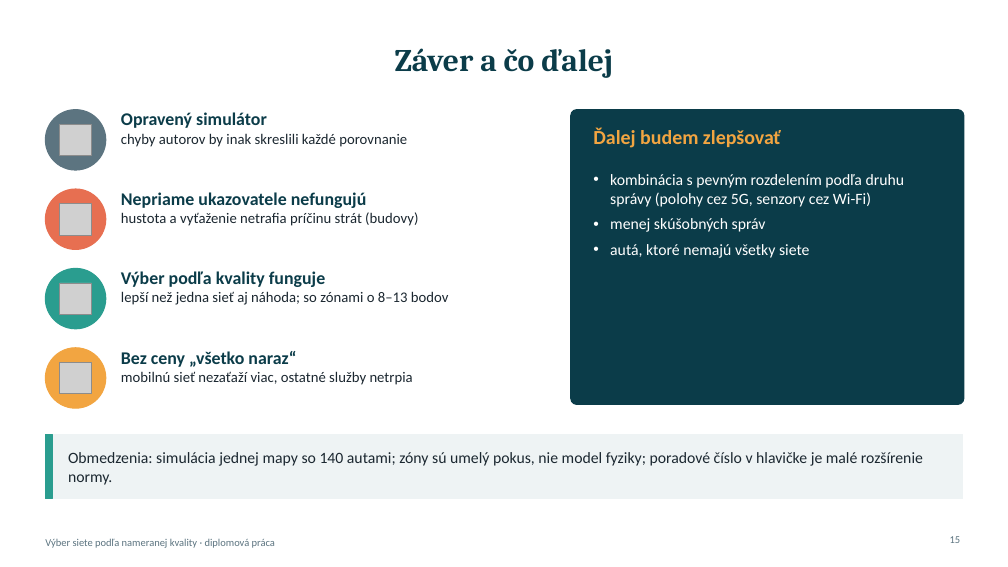
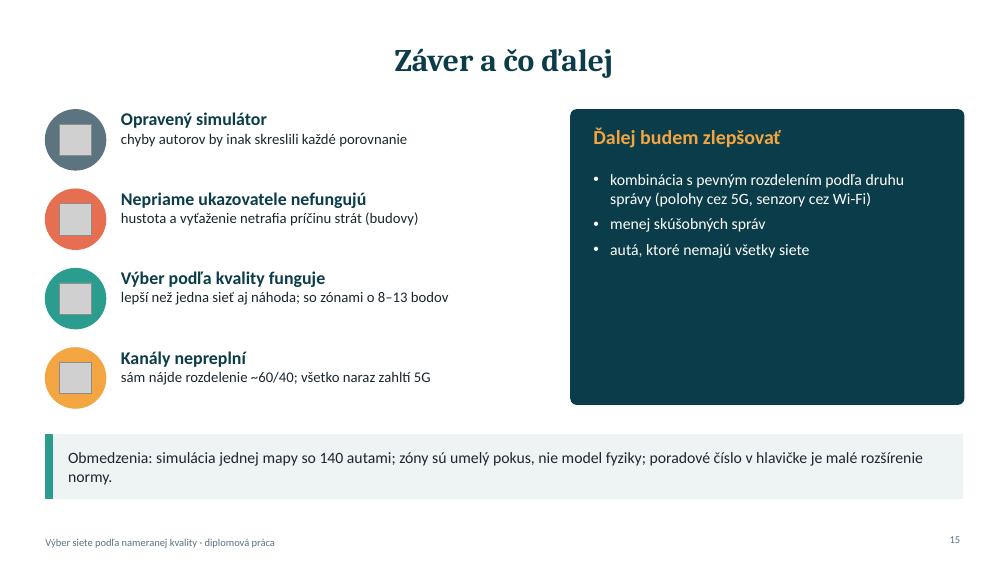
Before and after one commit to MartinGregor/XGREGORM_DP, a slide deck: slide 15 of xgregorm_prezentacia/xgregorm_priebeh_prace.pptx. Drawn at 1008x567 pixels with LibreOffice and Linux fonts; fonts in the diff are those of the drawing; grey boxes stand for pictures. Boxes give left, top, right and bottom in pixels: in the first picture for what was removed or moved away, otherwise in the second. Text is boxed around its words. In the diff, an @@ line names an element or a change of style, - is before the commit and + after.

```diff
--- a/xgregorm_prezentacia/xgregorm_priebeh_prace.pptx
+++ b/xgregorm_prezentacia/xgregorm_priebeh_prace.pptx
@@ text at [121,351,431,385]: text changed @@
-Bez ceny „všetko naraz“
-mobilnú sieť nezaťaží viac, ostatné služby netrpia
+Kanály nepreplní
+sám nájde rozdelenie ~60/40; všetko naraz zahltí 5G
```
Also in this commit, not shown: 9 other slides changed, 6 other files.
